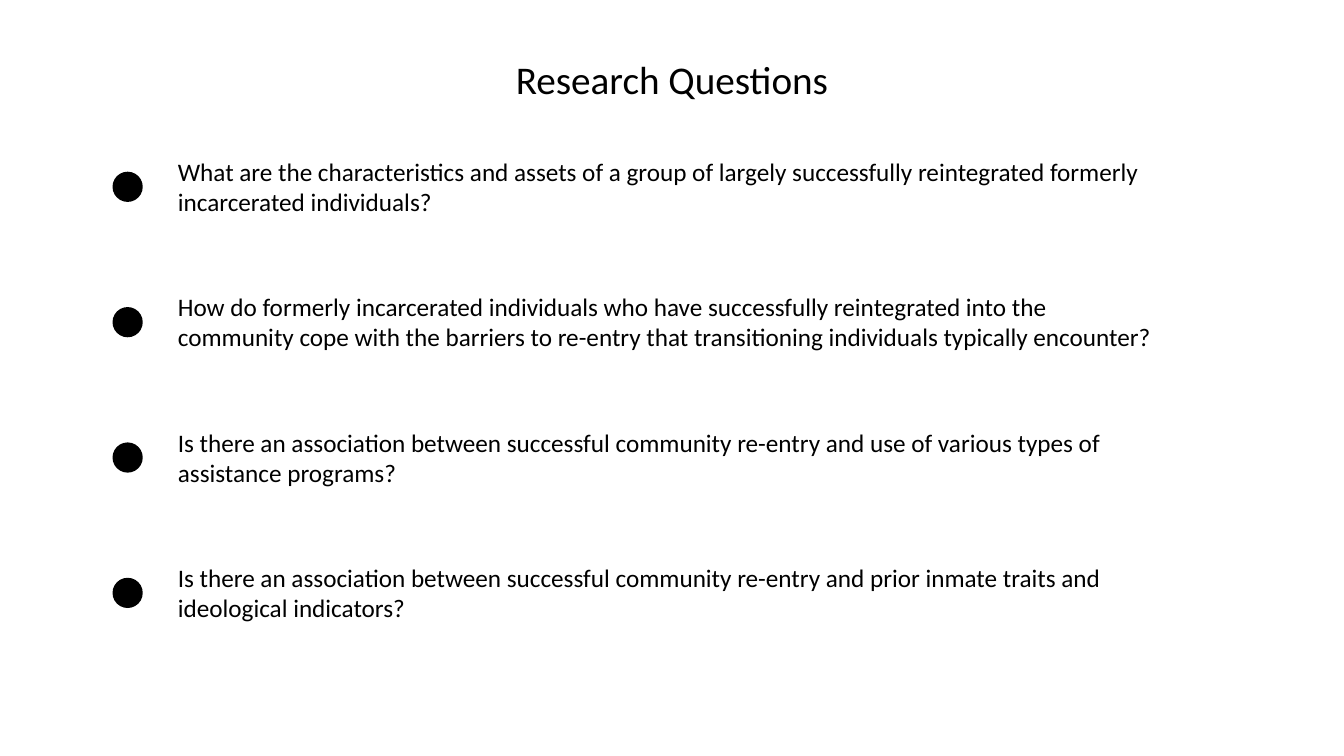
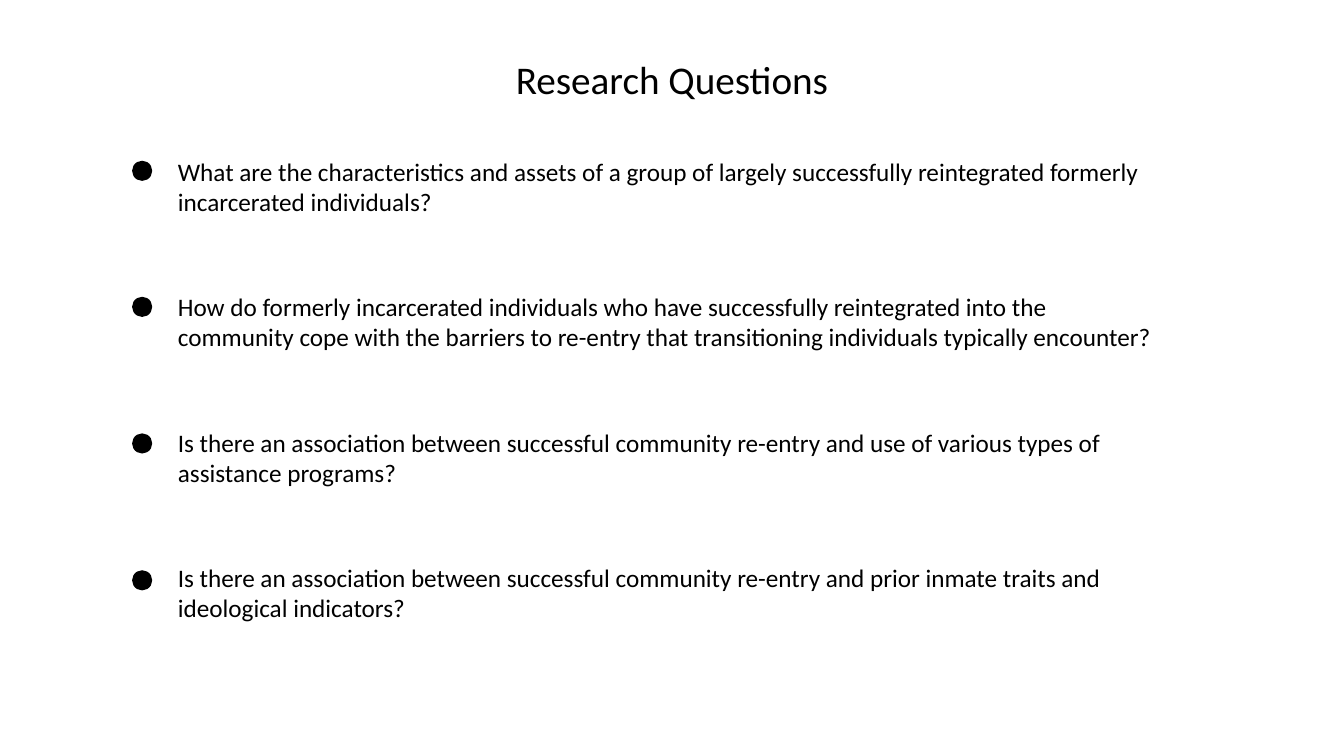
Before and after one commit to SLU-Courses-Townes/SOC5800, a slide deck: slide 4 of Presentation/SOC5800_2019_Fall_Presentation.pptx. Drawn at 1344x756 pixels with LibreOffice and Linux fonts; fonts in the diff are those of the drawing. Boxes give left, top, right and bottom in pixels: in the first picture for what was removed or moved away, otherwise in the second. Text is boxed around its words. In the diff, an @@ line names an element or a change of style, - is before the commit and + after.

Commit message:
Updated draft presentation

```diff
--- a/Presentation/SOC5800_2019_Fall_Presentation.pptx
+++ b/Presentation/SOC5800_2019_Fall_Presentation.pptx
@@ ellipse: place and size @@
-ellipse at bbox=[113, 171, 143, 202]
+ellipse at bbox=[132, 161, 152, 181]
@@ ellipse: place and size @@
-ellipse at bbox=[113, 308, 143, 338]
+ellipse at bbox=[132, 296, 152, 317]
@@ ellipse: place and size @@
-ellipse at bbox=[113, 443, 143, 473]
+ellipse at bbox=[132, 434, 152, 454]
@@ ellipse: place and size @@
-ellipse at bbox=[113, 578, 143, 608]
+ellipse at bbox=[132, 571, 152, 591]
```
Also in this commit, not shown: 1 other slide changed, 2 slides added, 1 other file.
